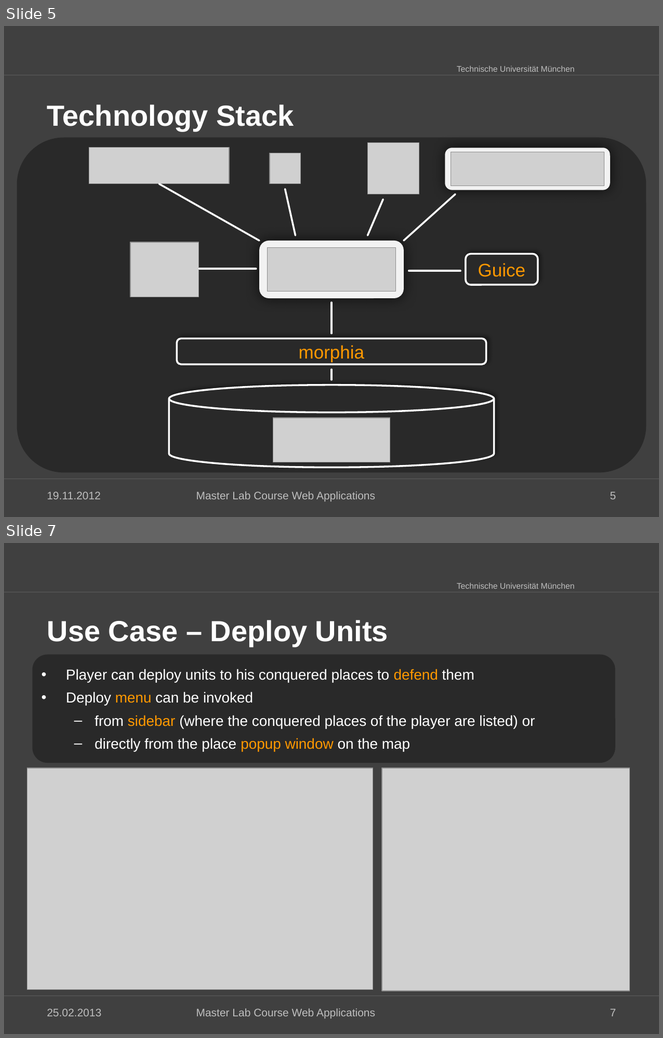
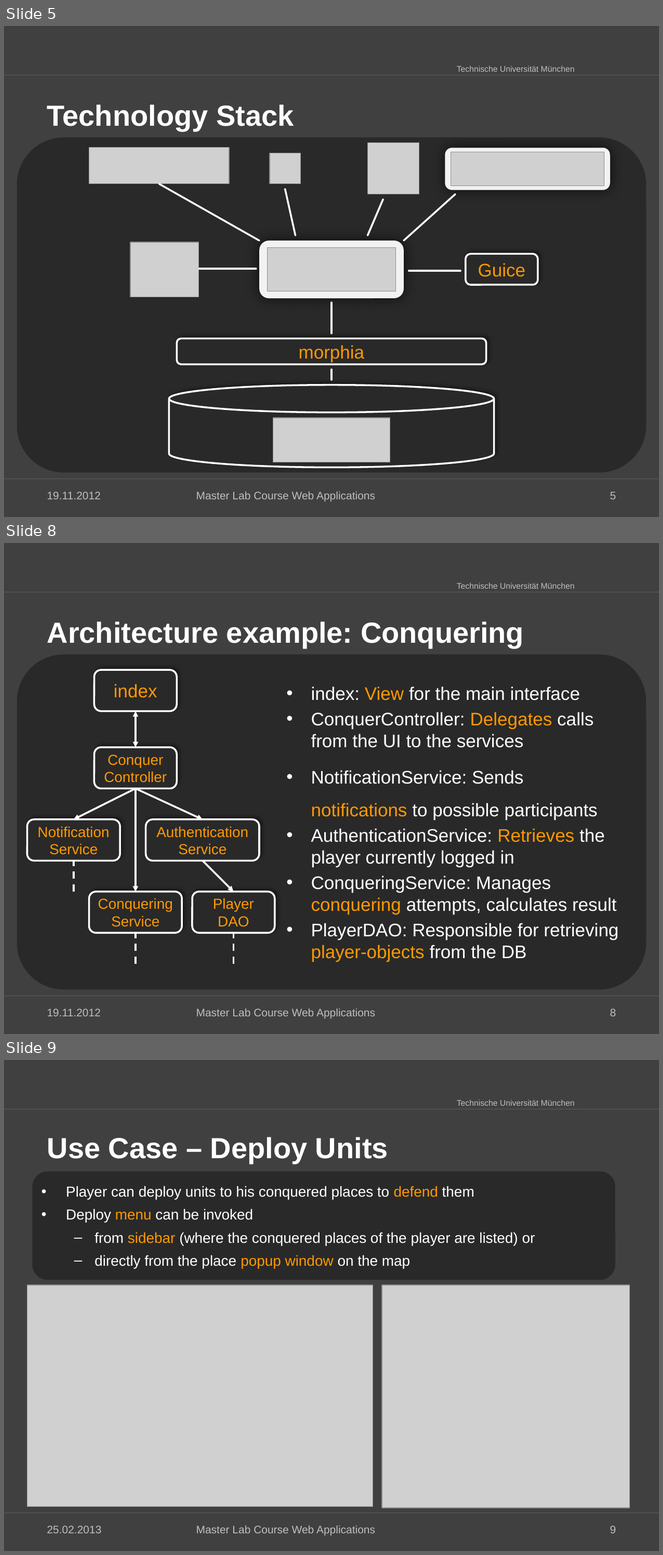
Before and after one commit to kneczaj/pi-puppids, a slide deck: docs/group4_Final_Presentation.pptx. Shown one above the other, each under a label of ours: slides 5 and 7 before the commit, slides 5, 8 and 9 after it; the slides between them are not shown. The pictures are 663x1038 and 663x1555 pixels, drawn with LibreOffice and Linux fonts; fonts in the diff are those of the drawing; grey boxes stand for pictures; background and template pictures are left out. Boxes give left, top, right and bottom in pixels: in the first picture for what was removed or moved away, otherwise in the second. Text is boxed around its words. In the diff, an @@ line names an element or a change of style, - is before the commit and + after.

Commit message:
added slides describing the architecture

```diff
--- a/docs/group4_Final_Presentation.pptx
+++ b/docs/group4_Final_Presentation.pptx
@@ slide 8 added at [4, 543, 659, 1034], background #404040; not listed: 3 template elements that a slide beside it also shows @@
@@ title added at [47, 622, 524, 649], 32 pt, text #FFFFFF, bold @@
+Architecture example: Conquering
@@ rounded rectangle added at [17, 654, 647, 990], fill #292929 @@
@@ rounded rectangle added at [94, 670, 177, 711], fill #292929, outline #FFFFFF 2 pt, 20 pt, text #FF9900 @@
+index
@@ text added at [311, 687, 619, 962], 20 pt, text #FFFFFF @@
+• index: View for the main interface
+• ConquerController: Delegates calls from the UI to the services
+• NotificationService: Sends notifications to possible participants
+• AuthenticationService: Retrieves the player currently logged in
+• ConqueringService: Manages conquering attempts, calculates result
+• PlayerDAO: Responsible for retrieving player-objects from the DB
@@ double arrow added from (136, 747) to (136, 711), #FFFFFF 2 pt @@
@@ rounded rectangle added at [94, 747, 177, 788], fill #292929, outline #FFFFFF 2 pt, 16 pt, text #FF9900 @@
+ConquerController
@@ arrow added from (136, 788) to (74, 820), #FFFFFF 2 pt @@
@@ arrow added from (136, 788) to (136, 891), #FFFFFF 2 pt @@
@@ arrow added from (136, 788) to (203, 820), #FFFFFF 2 pt @@
@@ rounded rectangle added at [27, 820, 120, 861], fill #292929, outline #FFFFFF 2 pt, 16 pt, text #FF9900 @@
+Notification
+Service
@@ rounded rectangle added at [146, 820, 259, 861], fill #292929, outline #FFFFFF 2 pt, 16 pt, text #FF9900 @@
+Authentication
+Service
@@ line added from (74, 891) to (74, 861), #FFFFFF 2 pt dashed @@
@@ arrow added from (203, 861) to (233, 891), #FFFFFF 2 pt @@
@@ rounded rectangle added at [89, 891, 182, 933], fill #292929, outline #FFFFFF 2 pt, 16 pt, text #FF9900 @@
+Conquering
+Service
@@ rounded rectangle added at [192, 891, 274, 933], fill #292929, outline #FFFFFF 2 pt, 16 pt, text #FF9900 @@
+Player
+DAO
@@ line added from (136, 964) to (136, 933), #FFFFFF 2 pt dashed @@
@@ line added from (233, 964) to (233, 933), #FFFFFF 2 pt dashed @@
@@ text added at [47, 1009, 101, 1017], 12 pt, text #BFBFBF @@
+19.11.2012
@@ text added at [196, 1009, 375, 1019], 12 pt, text #BFBFBF @@
+Master Lab Course Web Applications
@@ page number added at [610, 1009, 617, 1017], 12 pt, text #BFBFBF @@
+8
@@ what was slide 7 is now slide 9 @@
@@ page number at [610, 1526, 617, 1534]: text changed @@
-7
+9
```
Also in this commit, not shown: 1 other slide added, 1 other file.
